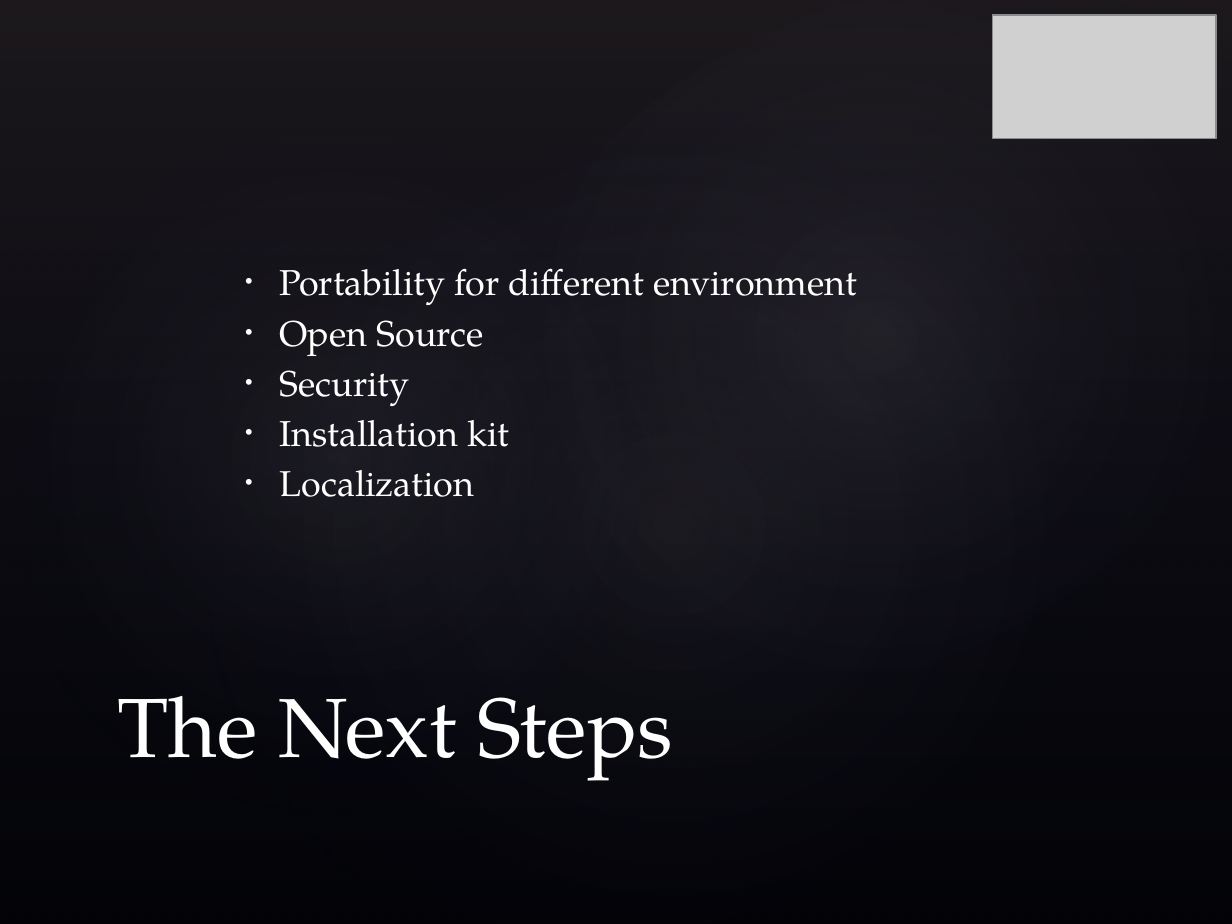
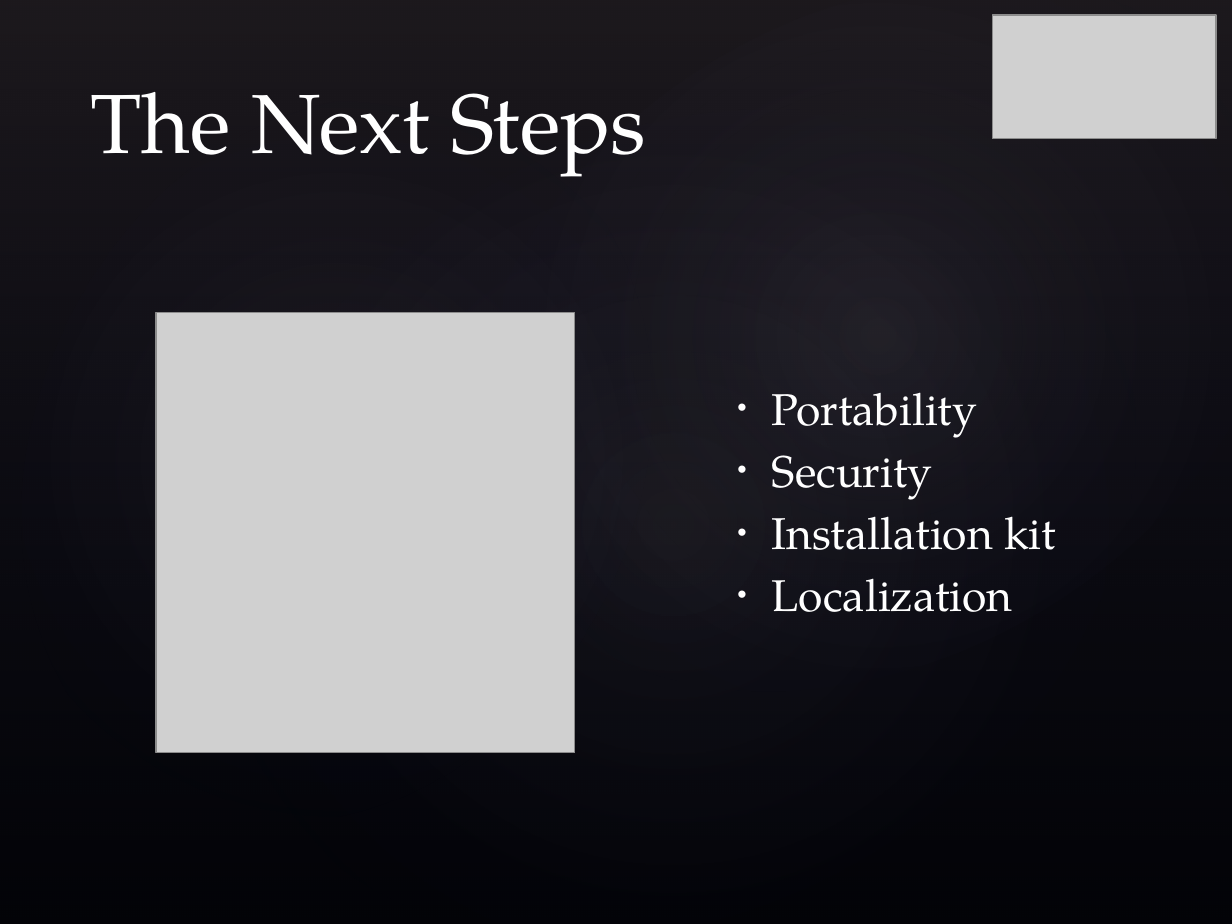
Before and after one commit to hadimuhammad/InPress, a slide deck: slide 10 of Documentation/Presentation.pptx. Drawn at 1232x924 pixels with LibreOffice and Linux fonts; fonts in the diff are those of the drawing; grey boxes stand for pictures; background and template pictures are left out. Boxes give left, top, right and bottom in pixels: in the first picture for what was removed or moved away, otherwise in the second. Text is boxed around its words. In the diff, an @@ line names an element or a change of style, - is before the commit and + after.

Commit message:
Formatting of Powerpoint

```diff
--- a/Documentation/Presentation.pptx
+++ b/Documentation/Presentation.pptx
@@ title "The Next Steps": place and size @@
-title "The Next Steps" at bbox=[117, 696, 673, 781]
+title "The Next Steps" at bbox=[90, 92, 647, 177]
@@ picture added at bbox=[156, 313, 575, 753] @@
@@ text "Portability": place and size @@
-text "Portability" at bbox=[280, 268, 857, 497]
+text "Portability" at bbox=[772, 392, 1056, 612]
@@ text at bbox=[772, 392, 977, 438]: text changed; size 21 to 26 pt @@
-• Portability for different environment
-• Open Source
+• Portability
@@ text at bbox=[772, 455, 1056, 612]: size 21 to 26 pt in "Security", "Installation kit", "Localization"; more space between paragraphs @@
```
Also in this commit, not shown: 1 other slide changed.
